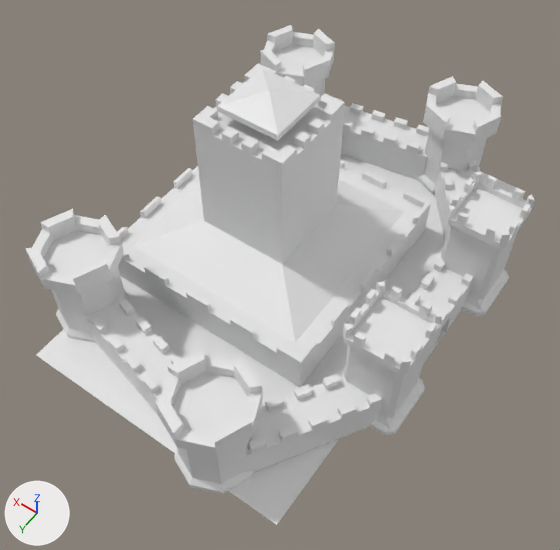
What one commit did to the Blender file asset_main_city/castle.blend.
Both versions are drawn from a 50 mm lens placed at (-29.6, 44.9, 66.9), pointed at (-2.1, 6.5, 6.6). The lights are fixed; the arrows at lower left show +X, +Y and +Z.
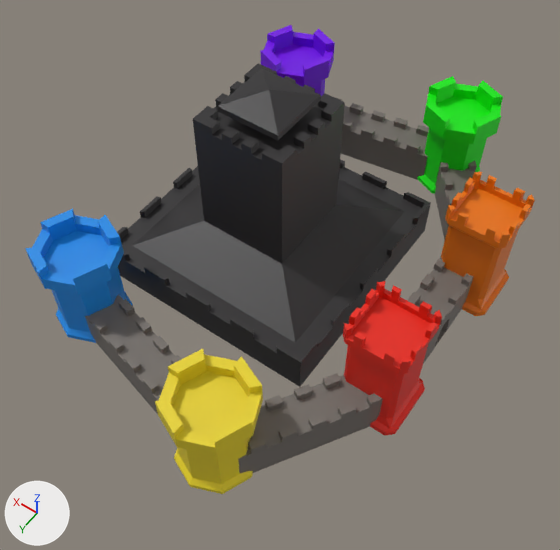
Boxes (x1, y1, x2, y2) around the edits, measured in the pictures (560 x 550 px):
'Cube', recoloured (white to black): (117, 63, 431, 387) in both
'Plane', deleted: before (36, 154, 516, 525)
'Cylinder.001', recoloured (white to yellow): (155, 349, 263, 494) in both
'Cube.002', recoloured (white to red): (343, 281, 442, 436) in both
'Cylinder.002', recoloured (white to blue): (25, 209, 133, 343) in both
'Cube.001', recoloured (white to orange): (441, 172, 535, 316) in both
'Cube.004', recoloured (white to grey): (238, 373, 383, 473) in both
'Cylinder', recoloured (white to green): (417, 76, 503, 194) in both
'Cube.005', recoloured (white to grey): (85, 295, 181, 414) in both
'Cube.007', recoloured: (334, 97, 429, 180) in both
'Cylinder.003', recoloured (white to purple): (260, 25, 335, 96) in both
'Cylinder.004', recoloured (white to grey): (407, 256, 473, 364) in both
'Cube.006', recoloured (white to grey): (435, 161, 477, 240) in both

What changed in the scene script:
```text
Change me_cube:
    where me_cube.from_pydata(...)  # 1238 vertices, 376 faces; spans x -2.51..2.51, y -2.51..2.51, z -0.91..1.31
    add me_cube.materials.append(mat_material_002)  # black #2d2b2c
Change me_cube_001:
    where me_cube_001.from_pydata(...)  # 320 vertices, 318 faces; spans x -1.0..1.0, y -1.0..1.0, z 0.6..4.22
    add me_cube_001.materials.append(mat_material_005)  # orange #e77400
Change me_cube_002:
    where me_cube_002.from_pydata(...)  # 320 vertices, 318 faces; spans x -1.0..1.0, y -1.0..1.0, z 0.6..4.22
    add me_cube_002.materials.append(mat_material_004)  # red #e7230e
Change me_cylinder:
    where me_cylinder.from_pydata(...)  # 80 vertices, 74 faces; spans x -1.26..1.26, y -1.26..1.26, z -1.31..1.89
    add me_cylinder.materials.append(mat_material_006)  # green #00e702
Change me_cylinder_001:
    where me_cylinder_001.from_pydata(...)  # 80 vertices, 74 faces; spans x -1.26..1.26, y -1.26..1.26, z -1.31..1.89
    add me_cylinder_001.materials.append(mat_material_003)  # yellow #e7d123
Change me_cylinder_002:
    where me_cylinder_002.from_pydata(...)  # 80 vertices, 74 faces; spans x -1.26..1.26, y -1.26..1.26, z -1.31..1.89
    add me_cylinder_002.materials.append(mat_material)  # blue #188ce7
Change me_cylinder_003:
    where me_cylinder_003.from_pydata(...)  # 80 vertices, 74 faces; spans x -1.26..1.26, y -1.26..1.26, z -1.31..1.89
    add me_cylinder_003.materials.append(mat_material_007)  # purple #7300e7
Change me_cube_004:
    where me_cube_004.from_pydata(...)  # 136 vertices, 70 faces; spans x -1.0..1.0, y -1.0..1.0, z -1.0..1.0
    add me_cube_004.materials.append(mat_material_001)  # grey #736c67
Change me_cube_005:
    where me_cube_005.from_pydata(...)  # 142 vertices, 75 faces; spans x -1.0..1.0, y -1.17..1.0, z -1.0..1.0
    add me_cube_005.materials.append(mat_material_001)  # grey #736c67
Change me_cube_006:
    where me_cube_006.from_pydata(...)  # 142 vertices, 75 faces; spans x -1.0..1.0, y -1.17..1.0, z -1.0..1.0
    add me_cube_006.materials.append(mat_material_001)  # grey #736c67
Change me_cube_007:
    where me_cube_007.from_pydata(...)  # 142 vertices, 75 faces; spans x -1.0..1.0, y -1.17..1.0, z -1.0..1.0
    add me_cube_007.materials.append(mat_material_001)  # grey #736c67
Change me_cylinder_004:
    where me_cylinder_004.from_pydata(...)  # 150 vertices, 76 faces; spans x -2.29..1.55, y -5.08..6.92, z 3.42..7.45
    add me_cylinder_004.materials.append(mat_material_001)  # grey #736c67
Remove ob_plane:
    ob_plane = bpy.data.objects.new('Plane', me_plane)
```
